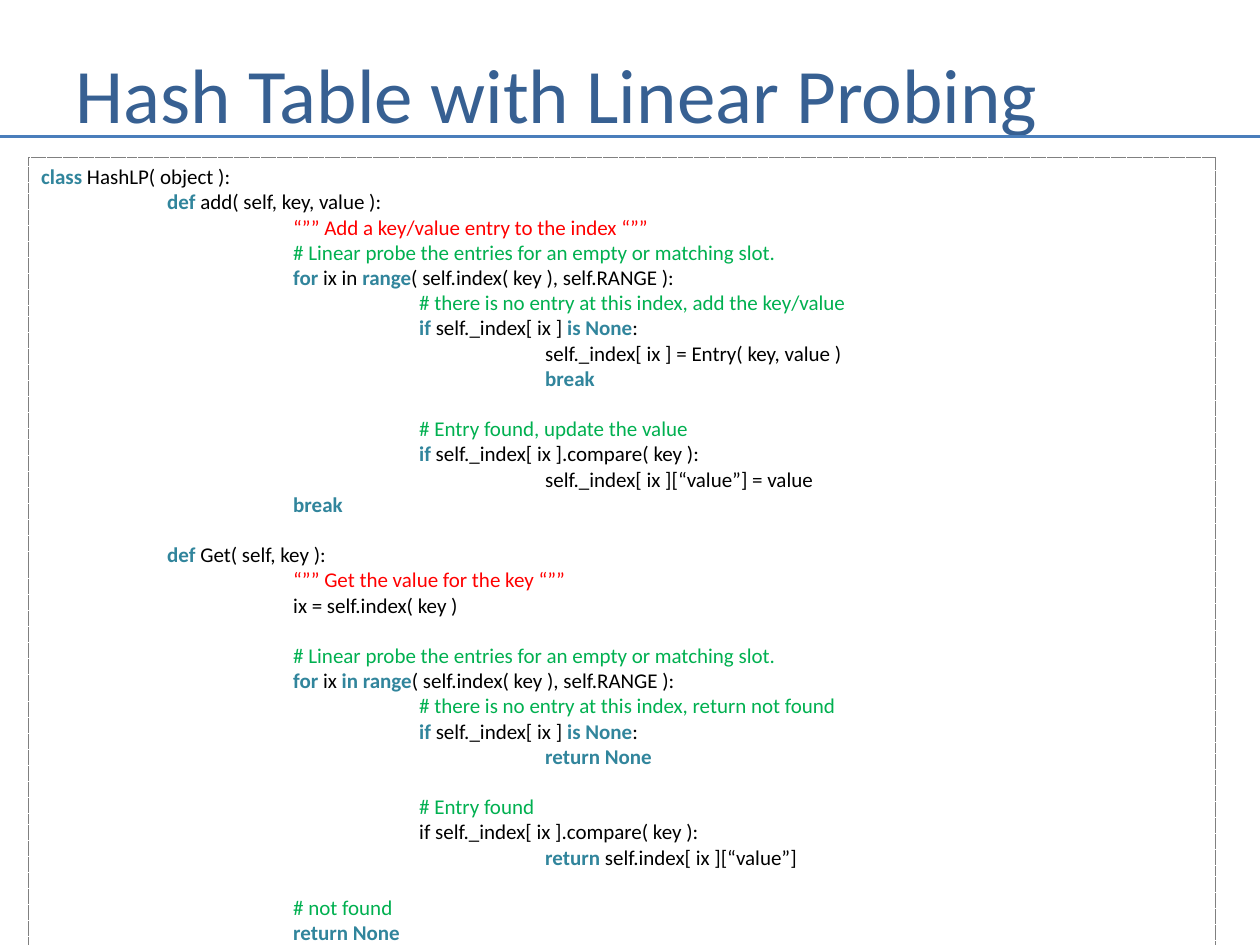
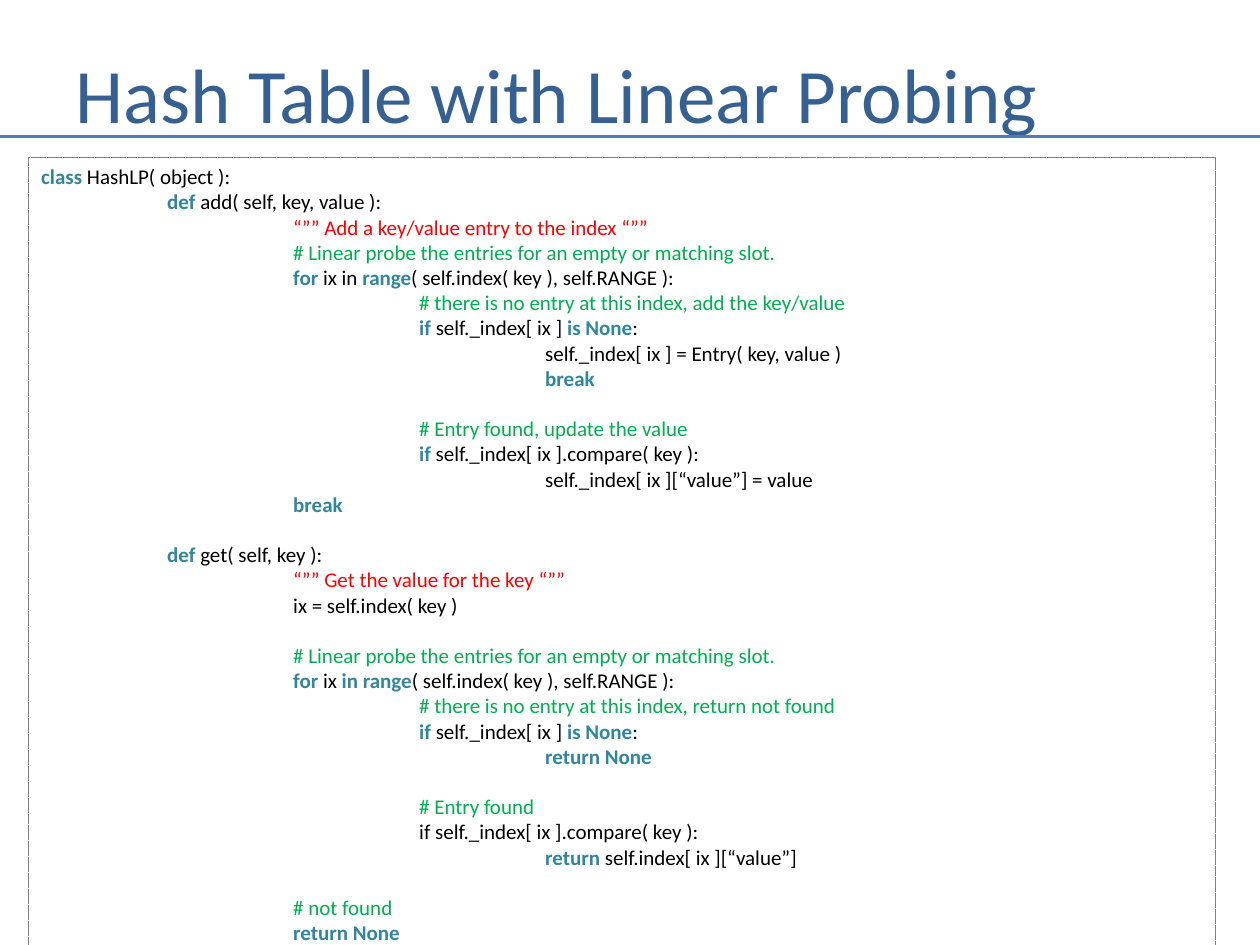
Before and after one commit to andrewferlitsch/Training, a slide deck: slide 90 of CSTraining/Fundamentals/Whiteboarding.pptx. Drawn at 1260x945 pixels with LibreOffice and Linux fonts; fonts in the diff are those of the drawing. Boxes give left, top, right and bottom in pixels: in the first picture for what was removed or moved away, otherwise in the second. Text is boxed around its words. In the diff, an @@ line names an element or a change of style, - is before the commit and + after.

```diff
--- a/CSTraining/Fundamentals/Whiteboarding.pptx
+++ b/CSTraining/Fundamentals/Whiteboarding.pptx
@@ text in rectangle at [167,547,306,566]: text changed @@
-def Get( self, key ):
+def get( self, key ):
```
Also in this commit, not shown: 1 other file.
